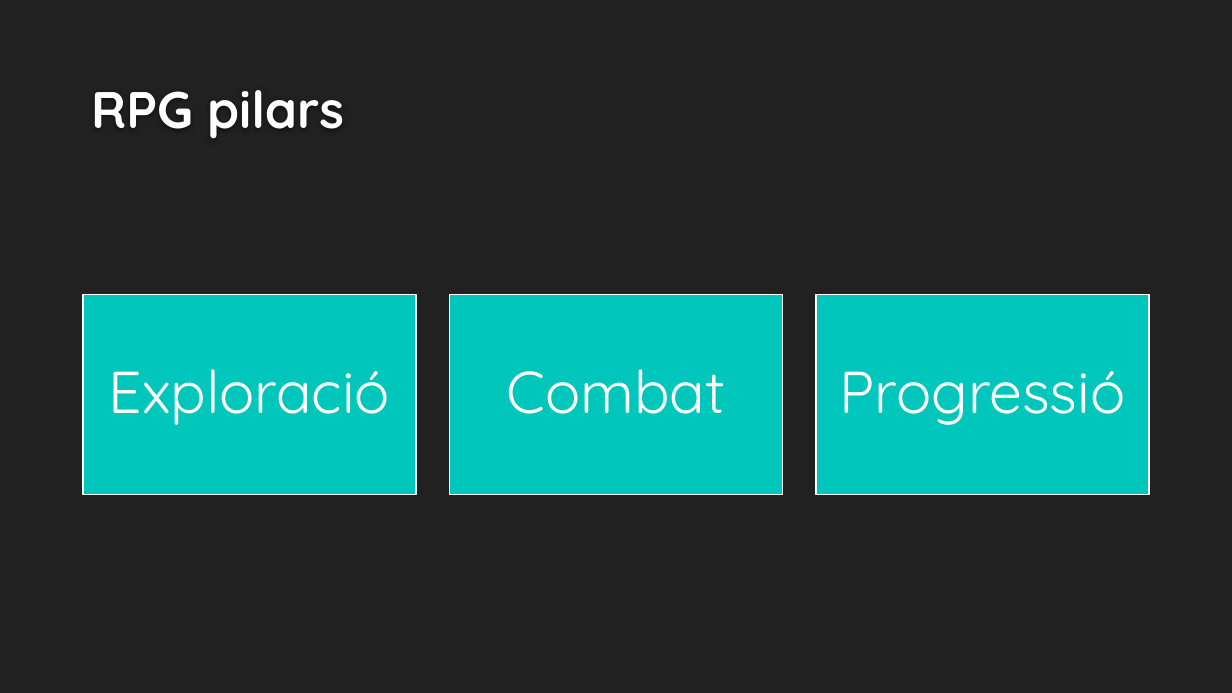
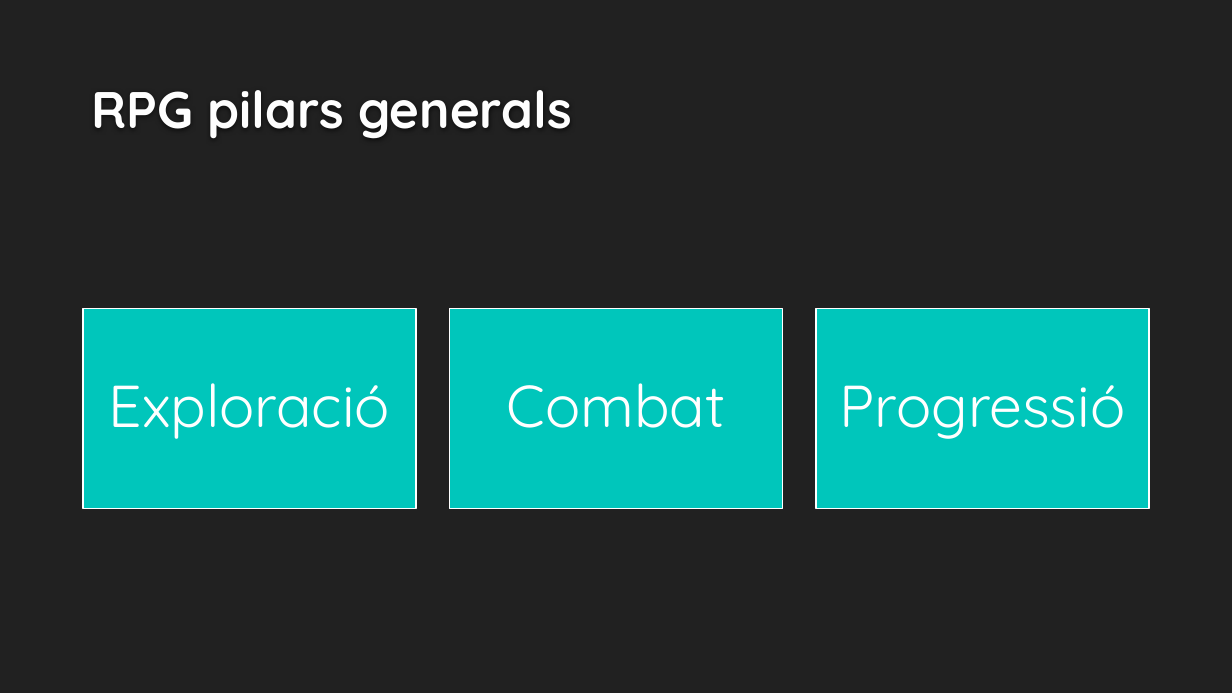
Before and after one commit to davidlopez3D/project_darkestvalley, a slide deck: slide 4 of Presentació/Darkest Valley.pptx (slide 3 before the commit). Drawn at 1232x693 pixels with LibreOffice and Linux fonts; fonts in the diff are those of the drawing; background and template pictures are left out. Boxes give left, top, right and bottom in pixels: in the first picture for what was removed or moved away, otherwise in the second. Text is boxed around its words. In the diff, an @@ line names an element or a change of style, - is before the commit and + after.

```diff
--- a/Presentació/Darkest Valley.pptx
+++ b/Presentació/Darkest Valley.pptx
@@ title at box(91, 90, 572, 139): text changed @@
-RPG pilars
+RPG pilars generals
@@ 3 texts, 3 rectangles: place and size @@
-3 texts, 3 rectangles at box(83, 295, 1150, 494)
+3 texts, 3 rectangles at box(83, 309, 1150, 508)
```
Also in this commit, not shown: 4 other slides changed, 1 slide added, 30 other files.
